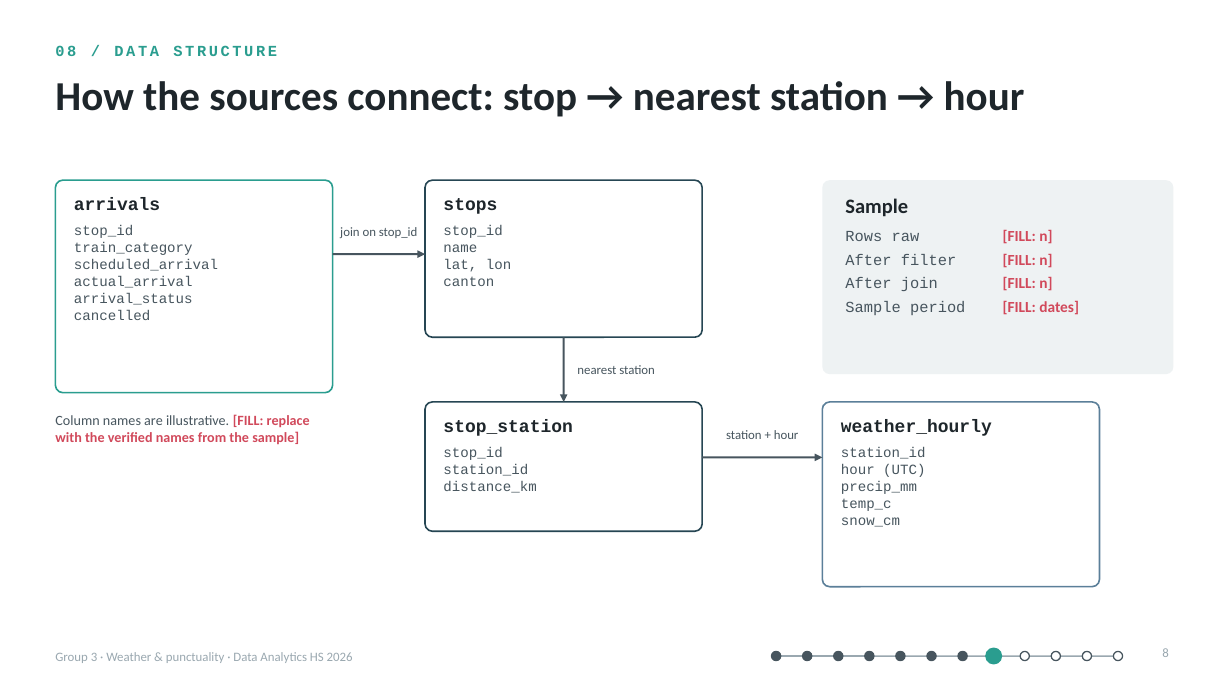
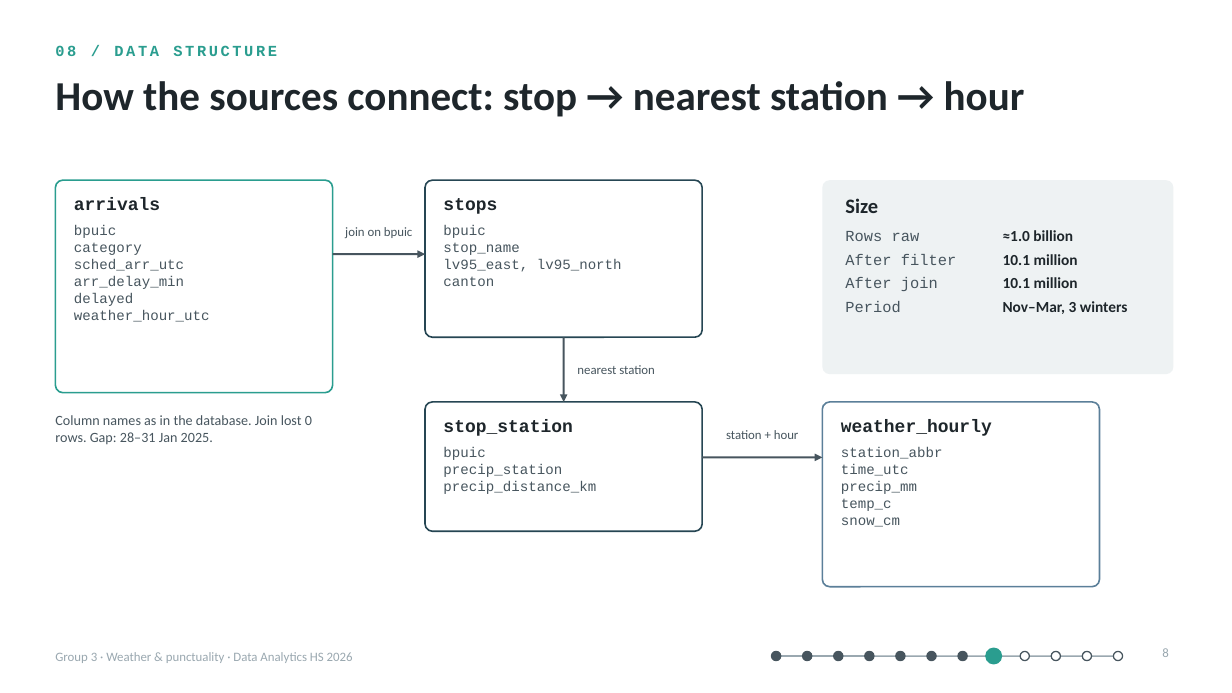
Before and after one commit to rexheeri/da-projekt-hs26, a slide deck: slide 8 of presentation/concept_presentation_group_03.pptx. Drawn at 1232x693 pixels with LibreOffice and Linux fonts; fonts in the diff are those of the drawing. Boxes give left, top, right and bottom in pixels: in the first picture for what was removed or moved away, otherwise in the second. Text is boxed around its words. In the diff, an @@ line names an element or a change of style, - is before the commit and + after.

```diff
--- a/presentation/concept_presentation_group_03.pptx
+++ b/presentation/concept_presentation_group_03.pptx
@@ text at [845,198,878,213]: text changed @@
-Sample
+Size
@@ text at [74,225,210,322]: text changed @@
-stop_id
-train_category
-scheduled_arrival
-actual_arrival
-arrival_status
-cancelled
+bpuic
+category
+sched_arr_utc
+arr_delay_min
+delayed
+weather_hour_utc
@@ text at [345,227,412,238]: text changed @@
-join on stop_id
+join on bpuic
@@ text at [443,225,622,272]: text changed @@
-stop_id
-name
-lat, lon
+bpuic
+stop_name
+lv95_east, lv95_north
@@ text at [845,230,1128,314]: text changed; font Courier New to Calibri; text colour #47555E to #1E262B; bold on @@
-Rows raw [FILL: n]
-After filter [FILL: n]
-After join [FILL: n]
-Sample period [FILL: dates]
+Rows raw ≈1.0 billion
+After filter 10.1 million
+After join 10.1 million
+Period Nov–Mar, 3 winters
@@ text at [55,415,312,444]: text changed; text colour #D1495B to #47555E; bold off @@
-Column names are illustrative. [FILL: replace with the verified names from the sample]
+Column names as in the database. Join lost 0 rows. Gap: 28–31 Jan 2025.
@@ text at [443,447,596,494]: text changed @@
-stop_id
-station_id
-distance_km
+bpuic
+precip_station
+precip_distance_km
@@ text at [841,447,943,476]: text changed @@
-station_id
-hour (UTC)
+station_abbr
+time_utc
```
Also in this commit, not shown: 10 other slides changed, 5 other files.
